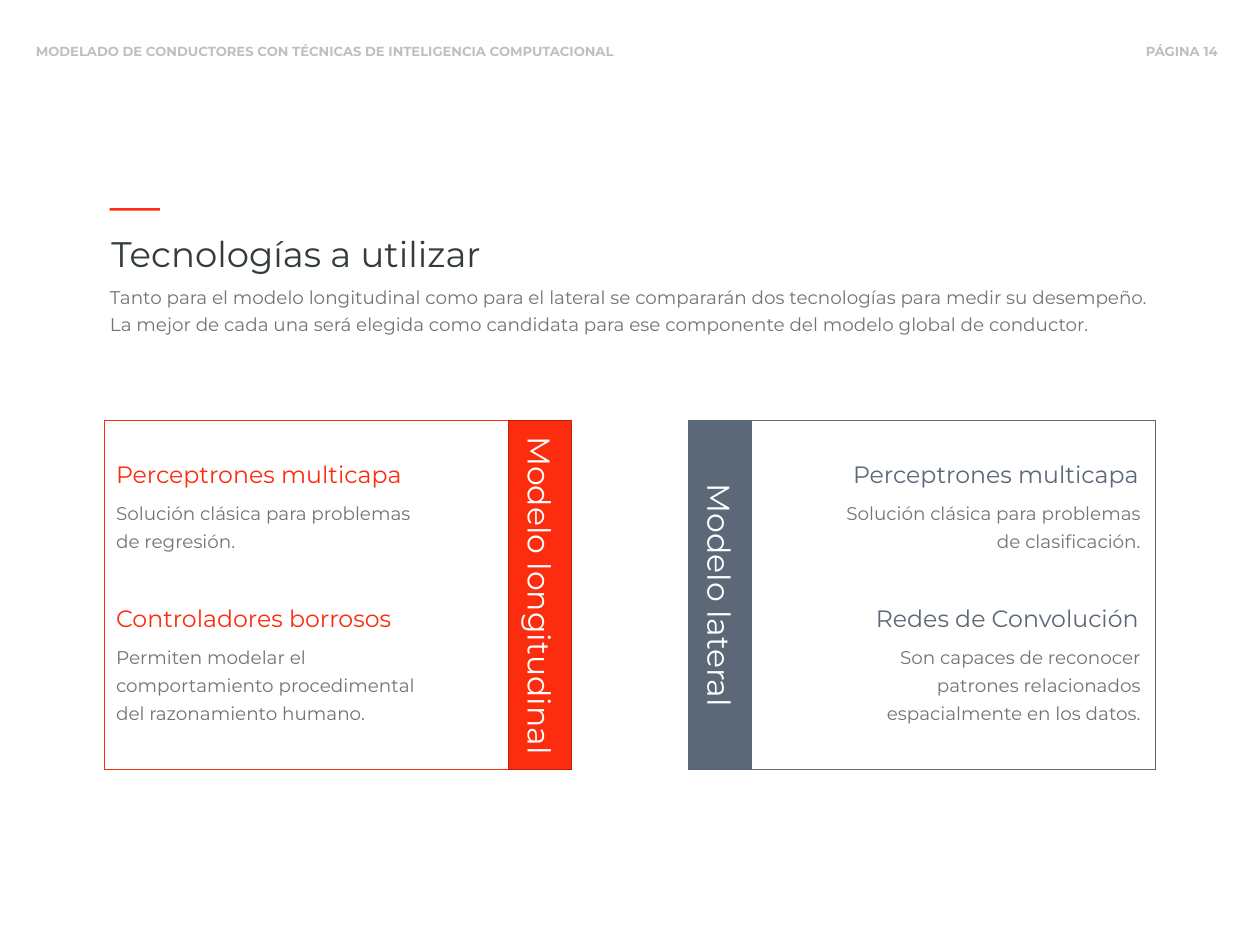
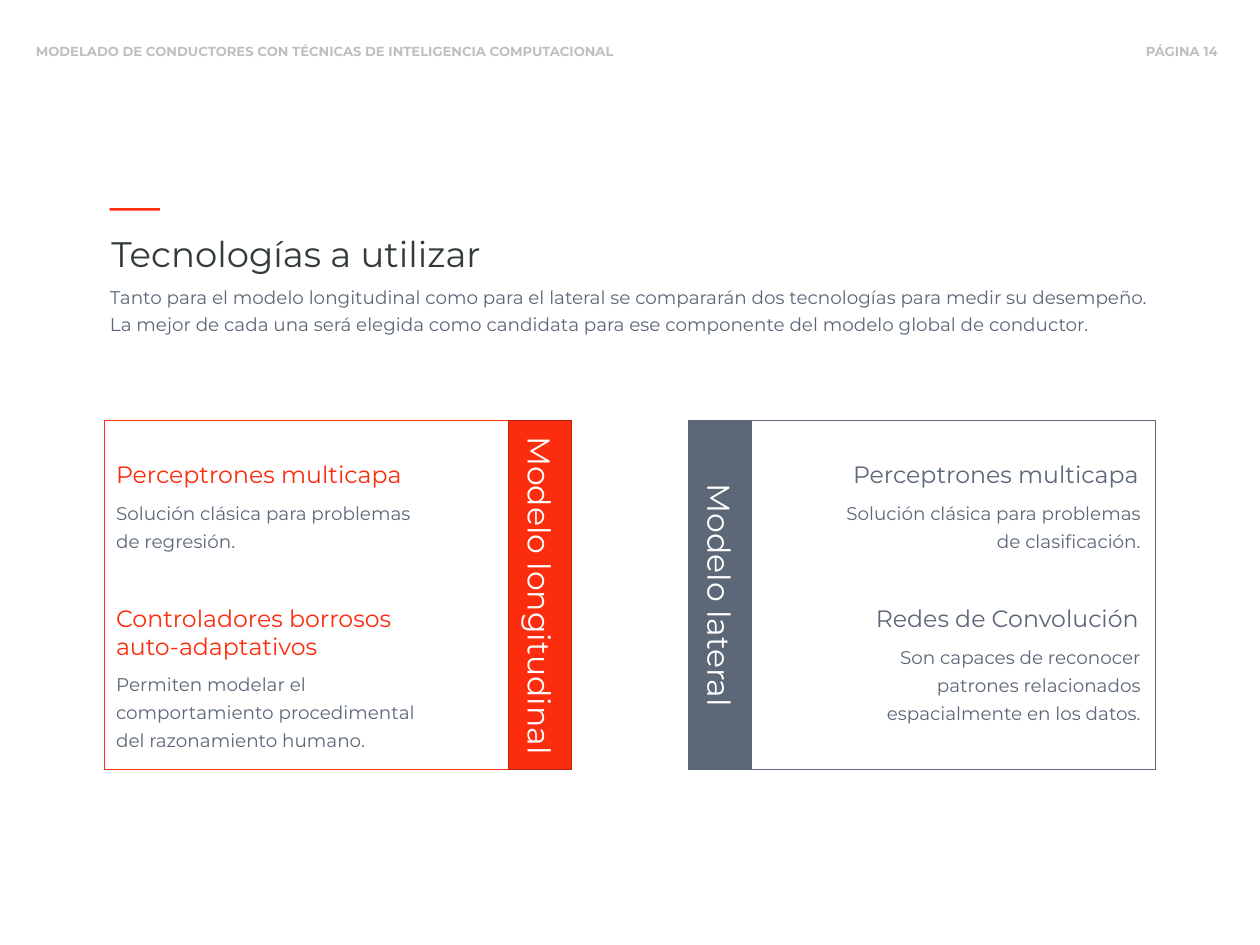
Before and after one commit to blazaid/PhD-Alberto, a slide deck: slide 14 of slides/phd-slides.pptx. Drawn at 1260x945 pixels with LibreOffice and Linux fonts; fonts in the diff are those of the drawing. Boxes give left, top, right and bottom in pixels: in the first picture for what was removed or moved away, otherwise in the second. Text is boxed around its words. In the diff, an @@ line names an element or a change of style, - is before the commit and + after.

```diff
--- a/slides/phd-slides.pptx
+++ b/slides/phd-slides.pptx
@@ text at <box>116,609,391,660</box>: text changed @@
-Controladores borrosos
+Controladores borrosos auto-adaptativos
@@ text colour #737572 to #5C6878 in 5 elements at <box>110,290,1146,335</box>, <box>116,506,410,524</box>, <box>887,650,1141,724</box>, <box>846,506,1141,548</box>, <box>116,677,415,747</box> @@
@@ text "Permiten modelar el comportamiento procedimental ...": place and size @@
-text "Permiten modelar el comportamiento procedimental ..." at <box>116,650,415,720</box>
+text "Permiten modelar el comportamiento procedimental ..." at <box>116,677,415,747</box>
```
Also in this commit, not shown: 32 other slides changed, 4 slides added, 4 slides removed, 1 other file.
